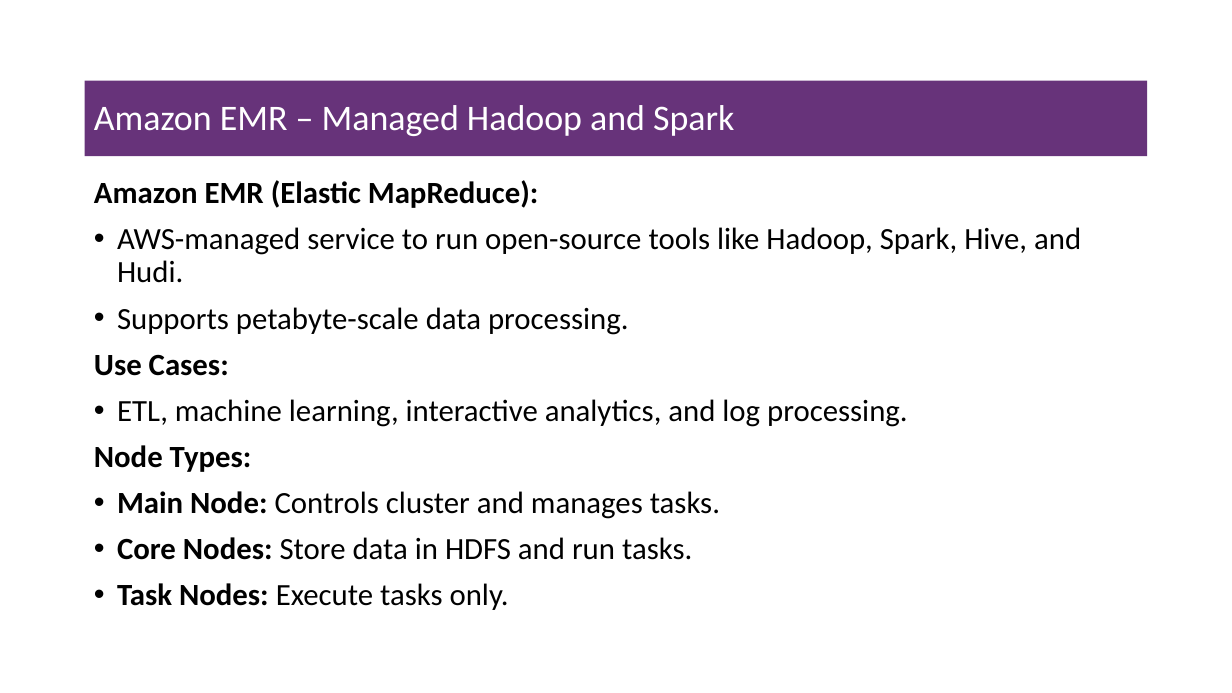
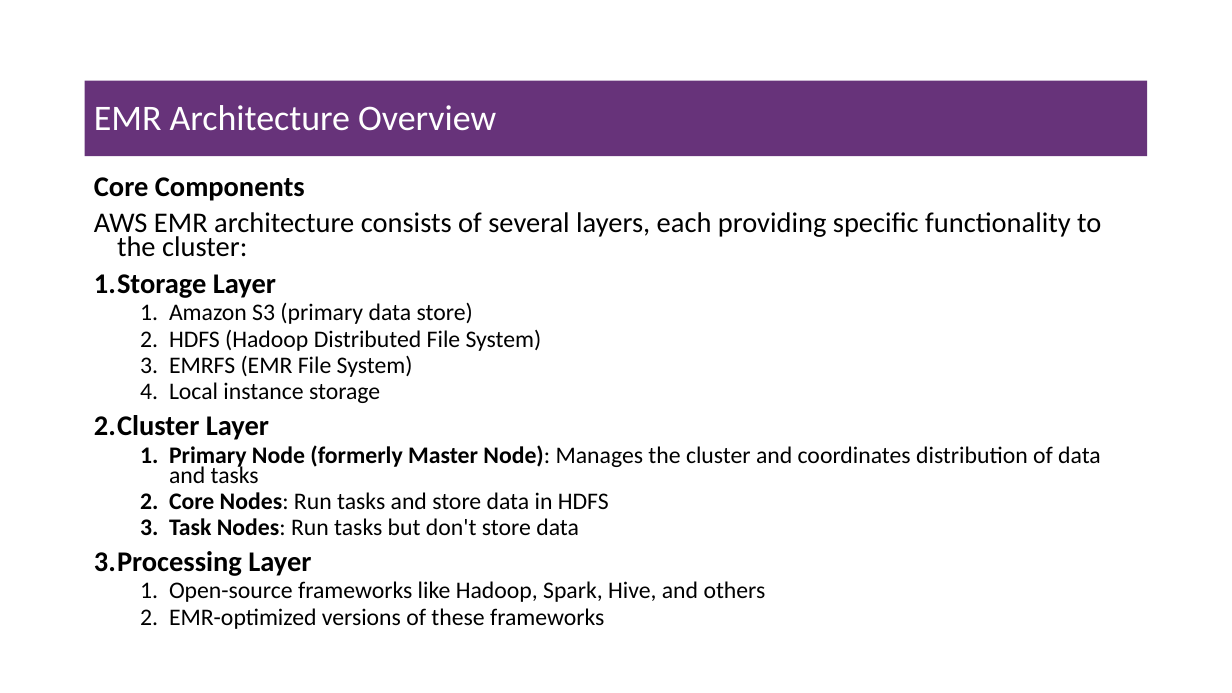
Before and after one commit to msfasha/307401-Big-Data, a slide deck: slide 47 of lecture_notes/section_3_introduction_to_amazon_aws/3-2-Introduction to AWS Data Engineering.pptx (slide 30 before the commit). Drawn at 1232x693 pixels with LibreOffice and Linux fonts; fonts in the diff are those of the drawing; background and template pictures are left out. Boxes give left, top, right and bottom in pixels: in the first picture for what was removed or moved away, otherwise in the second. Text is boxed around its words. In the diff, an @@ line names an element or a change of style, - is before the commit and + after.

Commit message:
work on amazon aws engineering

```diff
--- a/lecture_notes/section_3_introduction_to_amazon_aws/3-2-Introduction to AWS Data Engineering.pptx
+++ b/lecture_notes/section_3_introduction_to_amazon_aws/3-2-Introduction to AWS Data Engineering.pptx
@@ title at (94, 105, 496, 131): text changed @@
-Amazon EMR – Managed Hadoop and Spark
+EMR Architecture Overview
@@ text at (94, 177, 1101, 629): text changed; size 24 to 18.5 pt @@
-Amazon EMR (Elastic MapReduce):
-• AWS-managed service to run open-source tools like Hadoop, Spark, Hive, and Hudi.
-• Supports petabyte-scale data processing.
-Use Cases:
-• ETL, machine learning, interactive analytics, and log processing.
-Node Types:
-• Main Node: Controls cluster and manages tasks.
-• Core Nodes: Store data in HDFS and run tasks.
-• Task Nodes: Execute tasks only.
+Core Components
+AWS EMR architecture consists of several layers, each providing specific functionality to the cluster:
+1. Storage Layer
+  1. Amazon S3 (primary data store)
+  2. HDFS (Hadoop Distributed File System)
+  3. EMRFS (EMR File System)
+  4. Local instance storage
+2. Cluster Layer
+  1. Primary Node (formerly Master Node): Manages the cluster and coordinates distribution of data and tasks
+  2. Core Nodes: Run tasks and store data in HDFS
+  3. Task Nodes: Run tasks but don't store data
+3. Processing Layer
+  1. Open-source frameworks like Hadoop, Spark, Hive, and others
+  2. EMR-optimized versions of these frameworks
```
Also in this commit, not shown: 12 other slides changed, 58 slides added, 40 slides removed, 19 other files.
